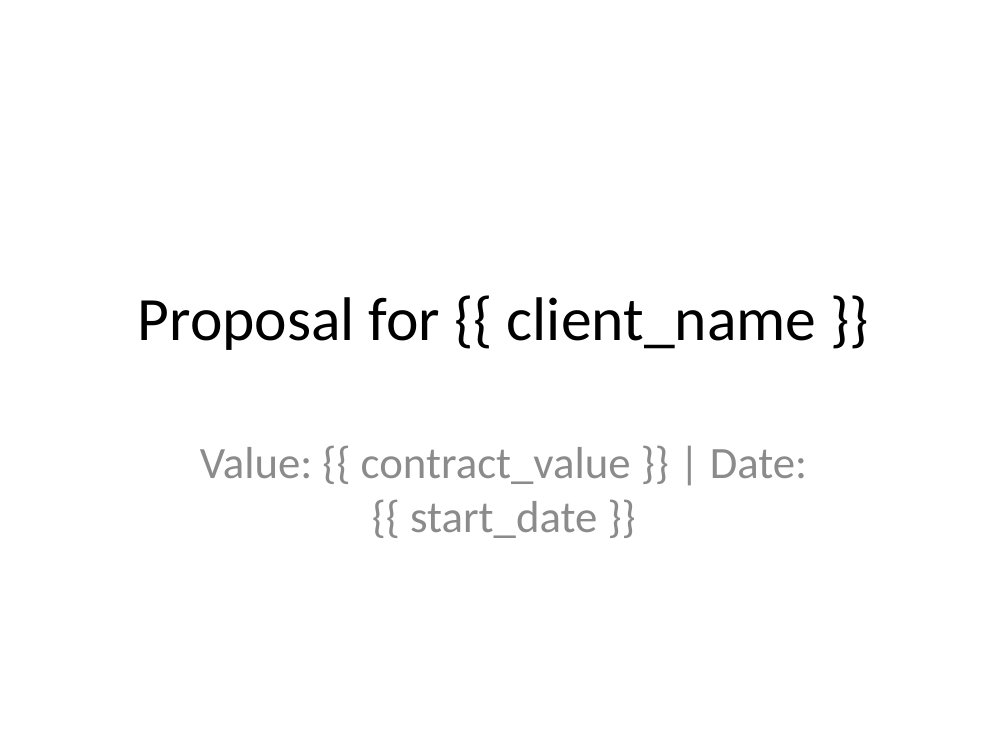
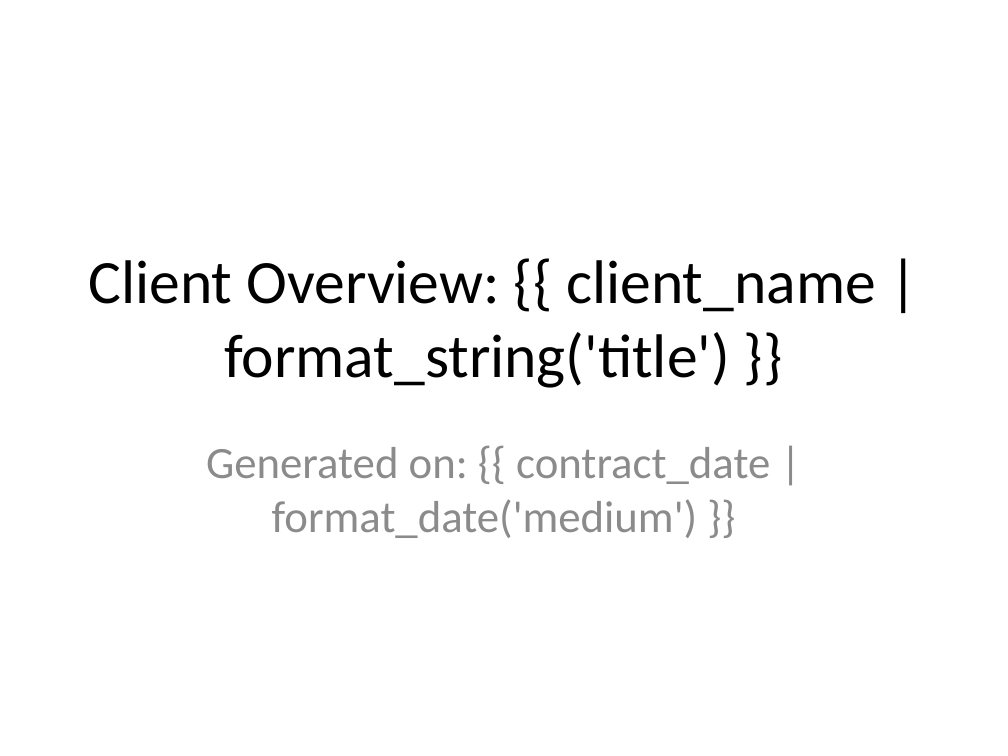
Before and after one commit to rubensbraz/LogicPaper, a slide deck: slide 1 of data/mock_data/template_presentation.pptx. Drawn at 1008x756 pixels with LibreOffice and Linux fonts; fonts in the diff are those of the drawing. Boxes give left, top, right and bottom in pixels: in the first picture for what was removed or moved away, otherwise in the second. Text is boxed around its words. In the diff, an @@ line names an element or a change of style, - is before the commit and + after.

Commit message:
Refactoring: New templates for the new formatter in templates, no longer in Excel

```diff
--- a/data/mock_data/template_presentation.pptx
+++ b/data/mock_data/template_presentation.pptx
@@ title at (88,260,876,388): text changed @@
-Proposal for {{ client_name }}
+Client Overview: {{ client_name | format_string('title') }}
@@ subtitle at (206,447,770,538): text changed @@
-Value: {{ contract_value }} | Date: {{ start_date }}
+Generated on: {{ contract_date | format_date('medium') }}
```
Also in this commit, not shown: 2 slides added, 1 slide removed, 5 other files.
